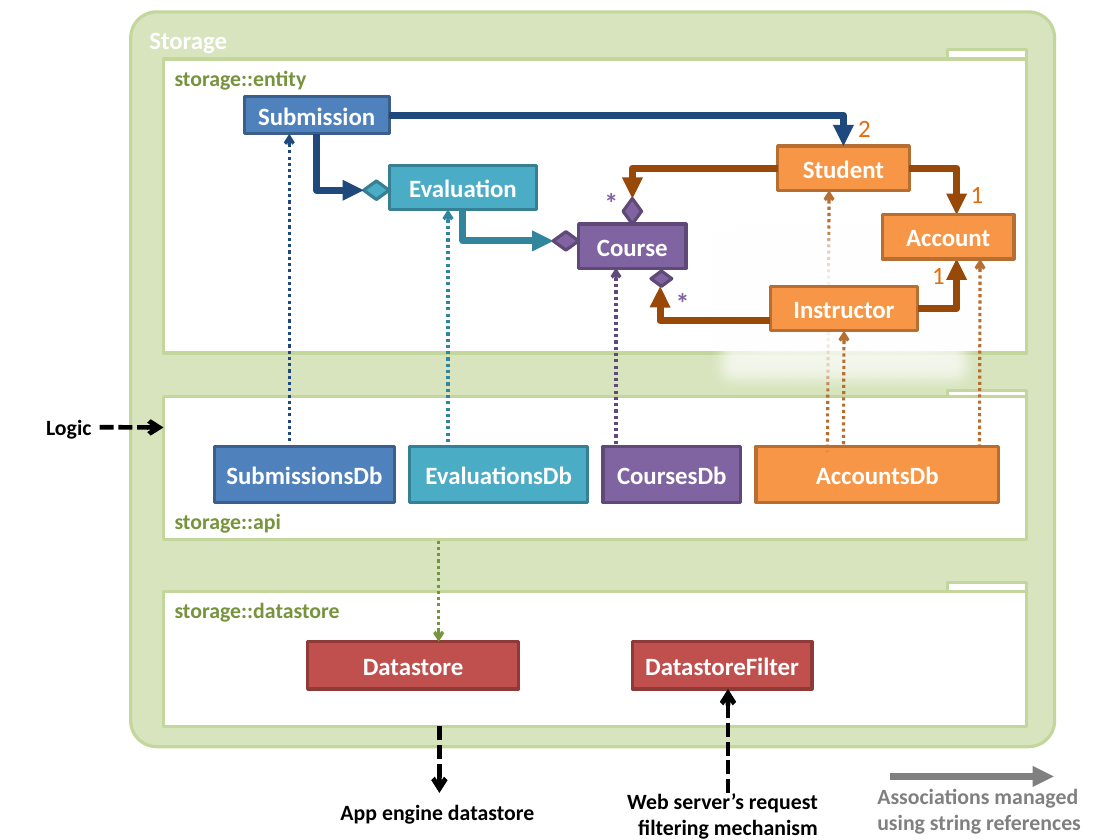
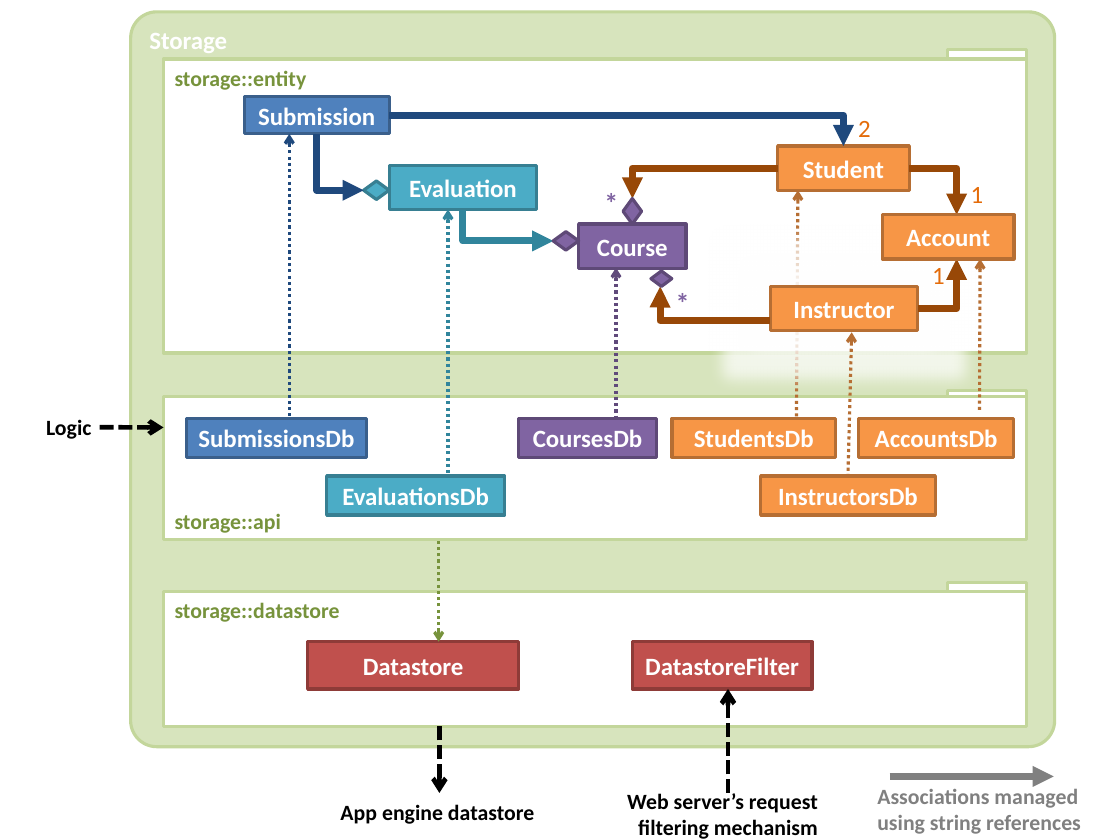
Before and after one commit to TEAMMATES/teammates, a slide deck: slide 1 of doc/diagrams/StorageComponent.pptx. Drawn at 1120x840 pixels with LibreOffice and Linux fonts; fonts in the diff are those of the drawing. Boxes give left, top, right and bottom in pixels: in the first picture for what was removed or moved away, otherwise in the second. Text is boxed around its words. In the diff, an @@ line names an element or a change of style, - is before the commit and + after.

```diff
--- a/doc/diagrams/StorageComponent.pptx
+++ b/doc/diagrams/StorageComponent.pptx
@@ rounded rectangle removed at [131, 12, 1055, 747] @@
@@ rounded rectangle added at [131, 12, 1055, 747], fill #D7E4BD, outline #C3D69B 2 pt @@
@@ rectangle removed at [164, 59, 1027, 353] @@
-storage::entity
@@ rectangle added at [164, 59, 1027, 353], fill #FFFFFF, outline #C3D69B 2 pt, 14 pt, text #77933C, bold @@
+storage::entity
@@ arrow moved from (448, 209) - (448, 447) to (448, 209) - (448, 475) @@
@@ arrow moved from (829, 190) - (828, 451) to (797, 190) - (796, 451) @@
@@ arrow moved from (980, 259) - (980, 447) to (980, 259) - (980, 412) @@
@@ arrow moved from (844, 330) - (843, 447) to (851, 333) - (848, 476) @@
@@ rectangle removed at [164, 396, 1027, 540] @@
-storage::api
@@ rectangle added at [164, 396, 1027, 540], fill #FFFFFF, outline #C3D69B 2 pt, 14 pt, text #77933C, bold @@
+storage::api
@@ rectangle "SubmissionsDb": place and size @@
-rectangle "SubmissionsDb" at [215, 447, 395, 503]
+rectangle "SubmissionsDb" at [187, 419, 367, 458]
@@ rectangle "CoursesDb": place and size @@
-rectangle "CoursesDb" at [603, 447, 740, 503]
+rectangle "CoursesDb" at [519, 419, 656, 458]
@@ rectangle added at [672, 419, 836, 458], fill #F79646, outline #B76F34 2 pt, 16 pt, text #FFFFFF, bold @@
+StudentsDb
@@ rectangle "AccountsDb": place and size @@
-rectangle "AccountsDb" at [756, 447, 999, 503]
+rectangle "AccountsDb" at [859, 419, 1015, 458]
@@ rectangle "EvaluationsDb": place and size @@
-rectangle "EvaluationsDb" at [410, 447, 588, 503]
+rectangle "EvaluationsDb" at [327, 476, 505, 515]
@@ rectangle added at [760, 476, 935, 515], fill #F79646, outline #B76F34 2 pt, 16 pt, text #FFFFFF, bold @@
+InstructorsDb
```
Also in this commit, not shown: 18 other files.
